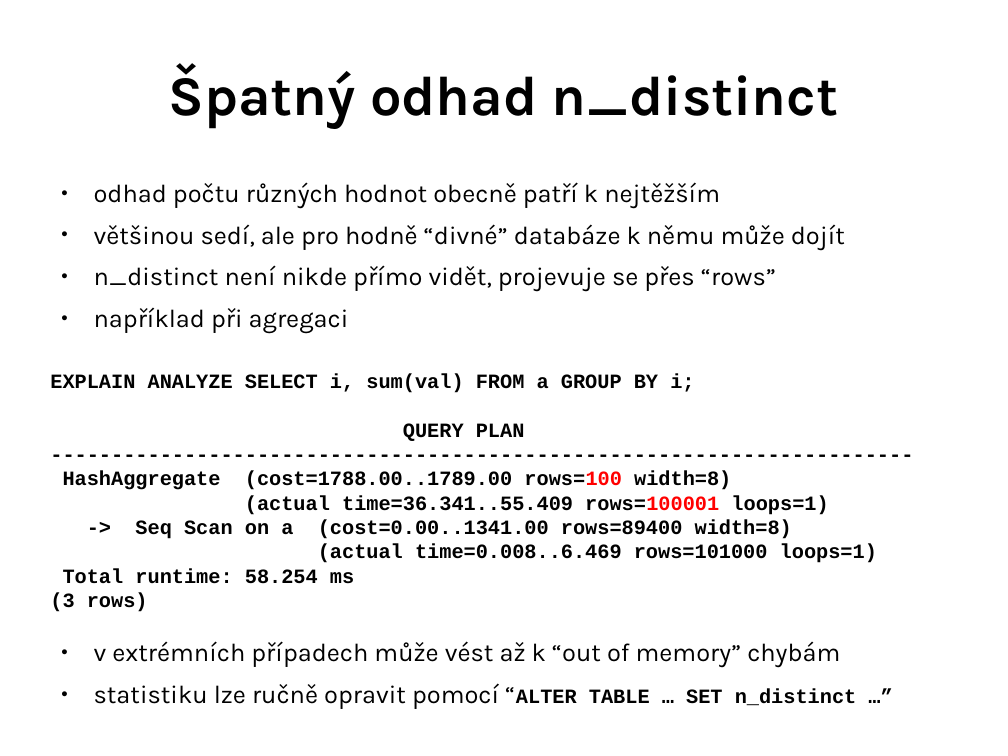
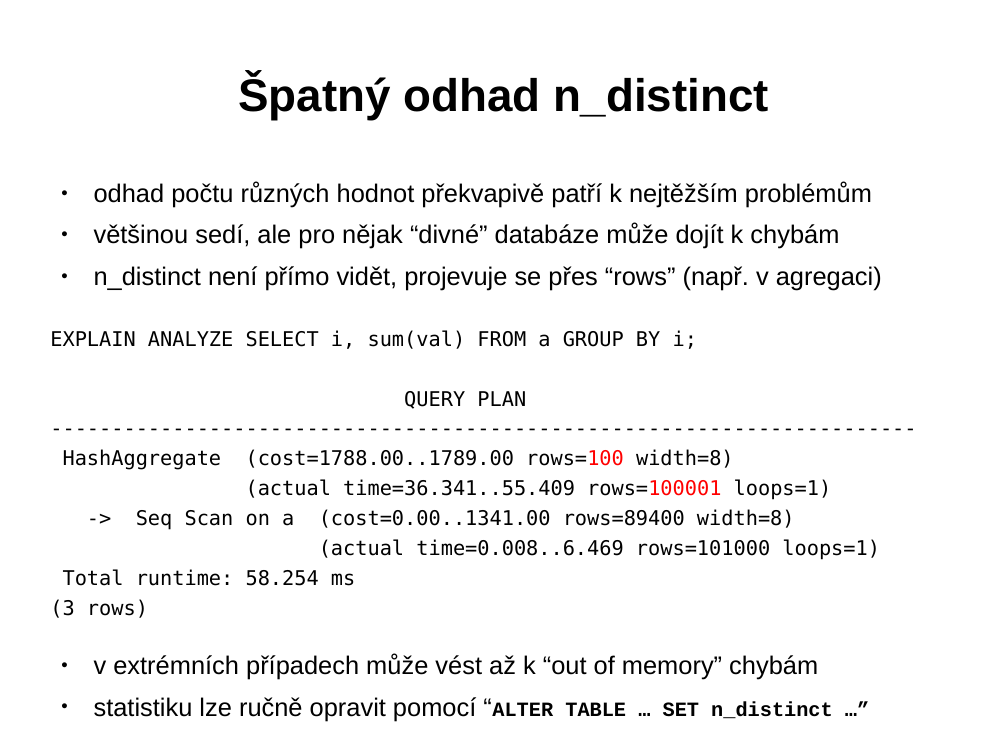
Before and after one commit to tvondra/explain_training, a slide deck: slide 31 of explain-training.odp (slide 21 before the commit). Drawn at 1008x756 pixels with LibreOffice and Linux fonts; fonts in the diff are those of the drawing. Boxes give left, top, right and bottom in pixels: in the first picture for what was removed or moved away, otherwise in the second. Text is boxed around its words. In the diff, an @@ line names an element or a change of style, - is before the commit and + after.

```diff
--- a/explain-training.odp
+++ b/explain-training.odp
@@ title "Špatný odhad n_distinct" at [239,75,769,120]: size 44 to 36 pt, font Karla to Arial @@
@@ text at [94,181,882,291]: text changed; font Karla to Arial @@
-● odhad počtu různých hodnot obecně patří k nejtěžším
-● většinou sedí, ale pro hodně “divné” databáze k němu může dojít
-● n_distinct není nikde přímo vidět, projevuje se přes “rows”
-● například při agregaci
+● odhad počtu různých hodnot překvapivě patří k nejtěžším problémům
+● většinou sedí, ale pro nějak “divné” databáze může dojít k chybám
+● n_distinct není přímo vidět, projevuje se přes “rows” (např. v agregaci)
@@ text at [50,330,880,721]: font Courier New to DejaVu Sans Mono, bold off in "EXPLAIN ANALYZE SELECT i, sum(val) FROM a ...", "QUERY PLAN", "------------------------------------------------------------ ...", "HashAggregate (cost=1788.00..1789.00 rows=100 width=8)" and 5 more places; font Karla to Arial in "v extrémních případech může vést až k ...", "statistiku lze ručně opravit pomocí “ALTER"; more space between paragraphs @@
```
Also in this commit, not shown: 75 other slides changed, 16 slides added.
